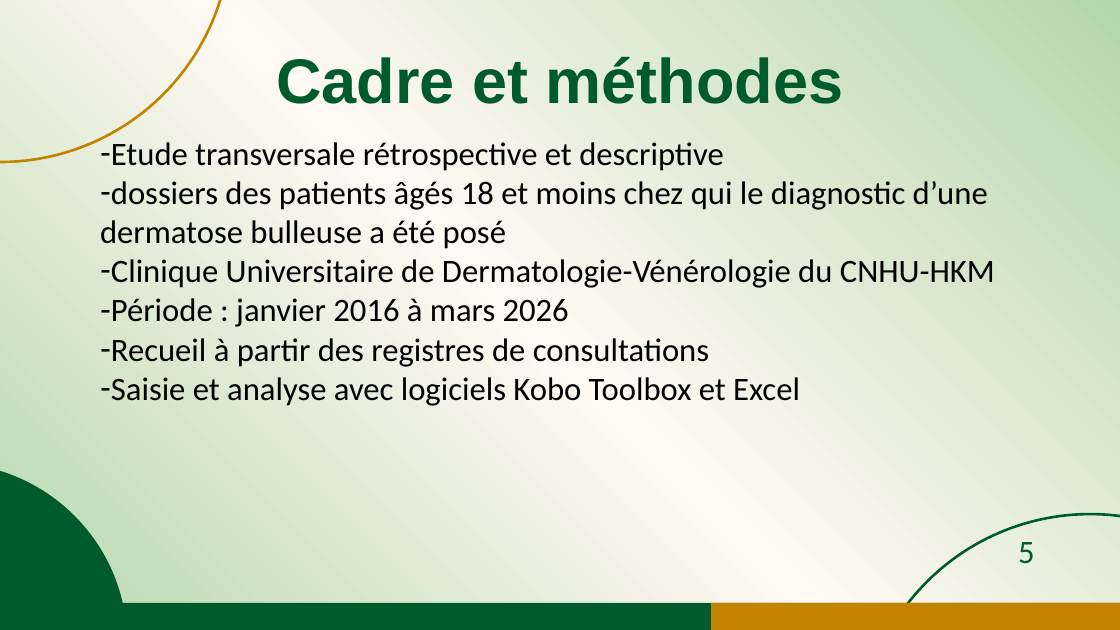
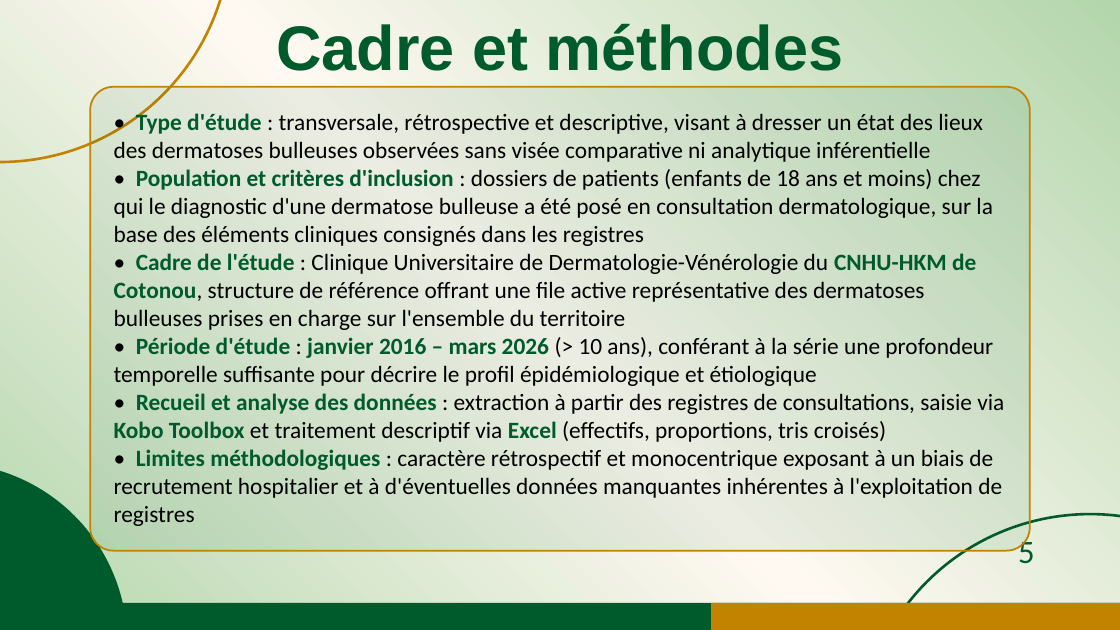
Before and after one commit to jicorporate/GFMP, a slide deck: slide 5 of Communication Orale_JDA1_sujets_enfant_30mai.pptx. Drawn at 1120x630 pixels with LibreOffice and Linux fonts; fonts in the diff are those of the drawing. Boxes give left, top, right and bottom in pixels: in the first picture for what was removed or moved away, otherwise in the second. Text is boxed around its words. In the diff, an @@ line names an element or a change of style, - is before the commit and + after.

Commit message:
git commit -m "Update Communication Orale_JDA1_sujets ag\303\251s_30mai.pptx and Communication Orale_JDA1_sujets_enfant_30mai.pptx"

```diff
--- a/Communication Orale_JDA1_sujets_enfant_30mai.pptx
+++ b/Communication Orale_JDA1_sujets_enfant_30mai.pptx
@@ text "Cadre et méthodes": place and size @@
-text "Cadre et méthodes" at <box>276,57,843,104</box>
+text "Cadre et méthodes" at <box>276,24,843,71</box>
@@ rounded rectangle added at <box>90,87,1030,550</box>, fill #005B2C at 8% opacity, outline #C28300 1.5 pt, 20 pt, text #000000 @@
+• Type d'étude : transversale, rétrospective et descriptive, visant à dresser un état des lieux des dermatoses bulleuses observées sans visée comparative ni analytique inférentielle
+• Population et critères d'inclusion : dossiers de patients (enfants de 18 ans et moins) chez qui le diagnostic d'une dermatose bulleuse a été posé en consultation dermatologique, sur la base des éléments cliniques consignés dans les registres
+• Cadre de l'étude : Clinique Universitaire de Dermatologie-Vénérologie du CNHU-HKM de Cotonou, structure de référence offrant une file active représentative des dermatoses bulleuses prises en charge sur l'ensemble du territoire
+• Période d'étude : janvier 2016 – mars 2026 (> 10 ans), conférant à la série une profondeur temporelle suffisante pour décrire le profil épidémiologique et étiologique
+• Recueil et analyse des données : extraction à partir des registres de consultations, saisie via Kobo Toolbox et traitement descriptif via Excel (effectifs, proportions, tris croisés)
+• Limites méthodologiques : caractère rétrospectif et monocentrique exposant à un biais de recrutement hospitalier et à d'éventuelles données manquantes inhérentes à l'exploitation de registres
@@ subtitle removed at <box>100,142,995,406</box> @@
-– Etude transversale rétrospective et descriptive
-– dossiers des patients âgés 18 et moins chez qui le diagnostic d’une dermatose bulleuse a été posé
-– Clinique Universitaire de Dermatologie-Vénérologie du CNHU-HKM
-– Période : janvier 2016 à mars 2026
-– Recueil à partir des registres de consultations
-– Saisie et analyse avec logiciels Kobo Toolbox et Excel
```
Also in this commit, not shown: 5 other slides changed, 5 slides added, 6 slides removed, 1 other file.
